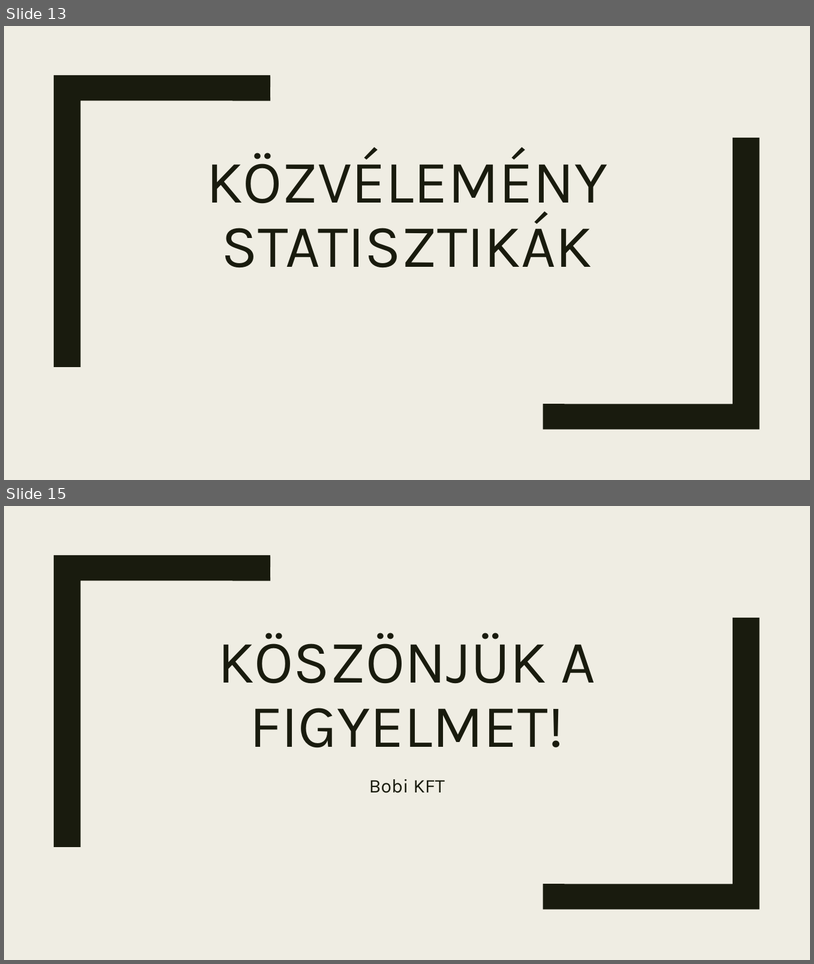
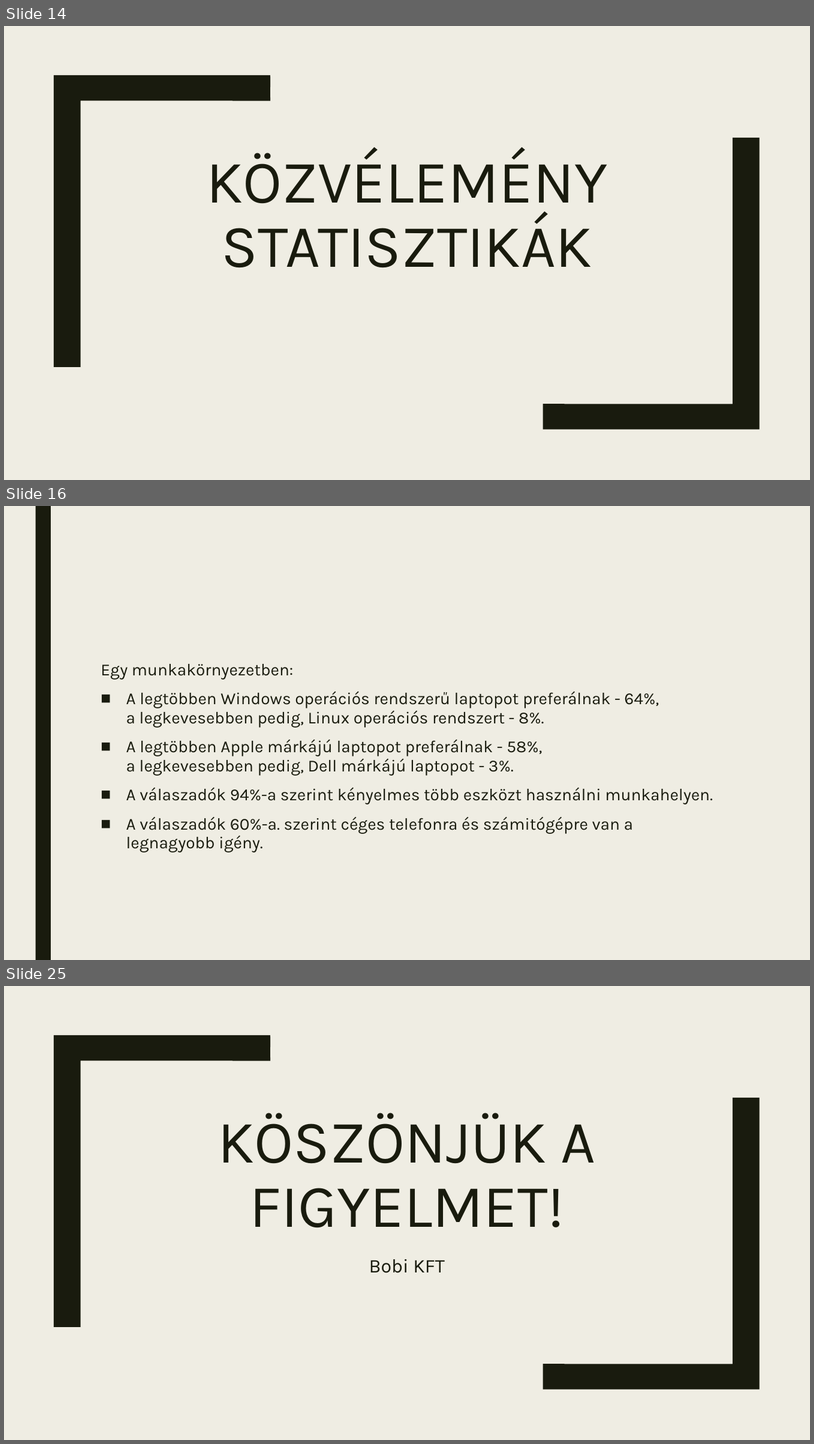
Before and after one commit to HrubosMark/Bobi-KFT, a slide deck: Bobi_Kft.pptx. Shown one above the other, each under a label of ours: slides 13 and 15 before the commit, slides 14, 16 and 25 after it; the slides between them are not shown. The pictures are 814x964 and 814x1444 pixels, drawn with LibreOffice and Linux fonts; fonts in the diff are those of the drawing. Boxes give left, top, right and bottom in pixels: in the first picture for what was removed or moved away, otherwise in the second. Text is boxed around its words. In the diff, an @@ line names an element or a change of style, - is before the commit and + after.

```diff
--- a/Bobi_Kft.pptx
+++ b/Bobi_Kft.pptx
@@ slide 16 added at box(4, 506, 810, 960), background #EFEDE3 @@
@@ rectangle added at box(35, 506, 51, 960), fill #191B0E @@
@@ text added at box(101, 664, 713, 852), 20 pt, text #191B0E @@
+Egy munkakörnyezetben:
+■ A legtöbben Windows operációs rendszerű laptopot preferálnak - 64%,
+  a legkevesebben pedig, Linux operációs rendszert - 8%.
+■ A legtöbben Apple márkájú laptopot preferálnak - 58%,
+  a legkevesebben pedig, Dell márkájú laptopot - 3%.
+■ A válaszadók 94%-a szerint kényelmes több eszközt használni munkahelyen.
+■ A válaszadók 60%-a. szerint céges telefonra és számitógépre van a legnagyobb igény.
@@ what was slide 13 is now slide 14 @@
@@ what was slide 15 is now slide 25 @@
```
Also in this commit, not shown: 9 slides changed, 10 other slides added, 1 slide removed.
